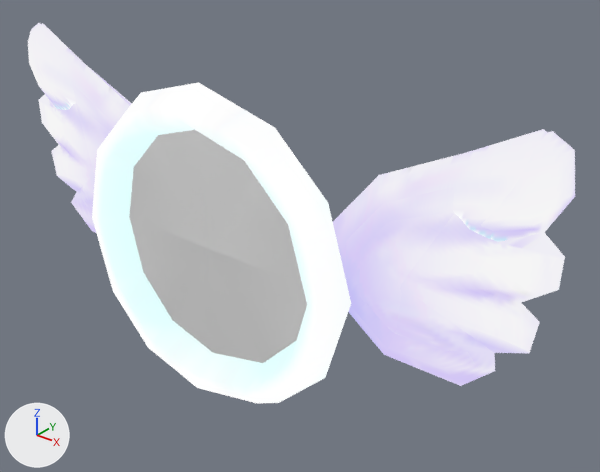
Renders of the glTF model godot/Wings.glb from each side of a commit.
Before and after are seen from a 50 mm camera at (0.61, -0.658, 0.424) aimed at (0.065, 0.023, 0.002). The lights are fixed; the arrows at lower left show +X, +Y and +Z. The picture after the commit comes second. Vertices at exactly the same position are counted once.

The scene before the commit, as lines of its bpy script (objects in view):
```python
me_wingout = bpy.data.meshes.new('wingout')
me_wingout.from_pydata(...)  # 261 vertices, 492 faces; spans x -0.385..0.385, y -0.095..0.039, z -0.192..0.198
# faces by material slot: [480, 12]
me_wingout.materials.append(mat_wings)
me_wingout.materials.append(mat_screen)  # white #e7e7e7
ob_wingout = bpy.data.objects.new('wingout', me_wingout)
ob_wingout.location = (0.0, 0.0, 0.0)
```
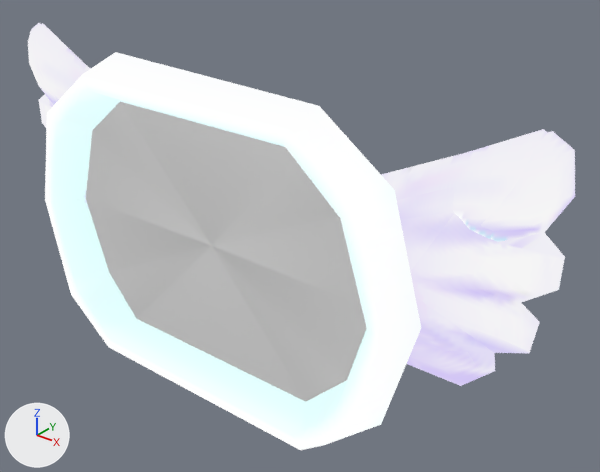
The newer file adds a shape key; the second version is drawn at full value of the shape key 'Big' of 'wingout', and the change is written as the vertex moves it makes.

Pixel boxes (x1, y1, x2, y2) of what changed, in the pictures (600 x 472 px):
```json
{"object": "wingout", "change": "reshaped", "before": [28, 23, 575, 404], "after": [28, 23, 575, 450], "on screen": "12% taller"}
{"part": 1, "of": "me_wingout", "change": "rebuilt", "before": [92, 82, 351, 404], "after": [45, 52, 421, 450], "on screen": "45% wider, 24% taller"}
```

Edits to the scene script, one JSON object a line:
```json
{"block": "me_wingout", "where": "# used by ob_wingout; location = (0.0, 0.0, 0.0)"}
{"op": "remove", "block": "me_wingout", "code": "me_wingout.from_pydata(...)  # 261 vertices, 492 faces; spans x -0.385..0.385, y -0.095..0.039, z -0.192..0.198"}
{"op": "add", "block": "me_wingout", "code": "me_wingout.from_pydata(...)  # 253 vertices, 478 faces; spans x -0.385..0.385, y -0.099..0.039, z -0.203..0.204"}
{"block": "me_wingout", "change": "me_wingout part 1: the loose piece of 49 vertices spanning x -0.185..0.199, y -0.095..-0.062, z -0.192..0.192 is rebuilt with 41 vertices and now spans x -0.276..0.278, y -0.099..-0.056, z -0.203..0.204"}
```
